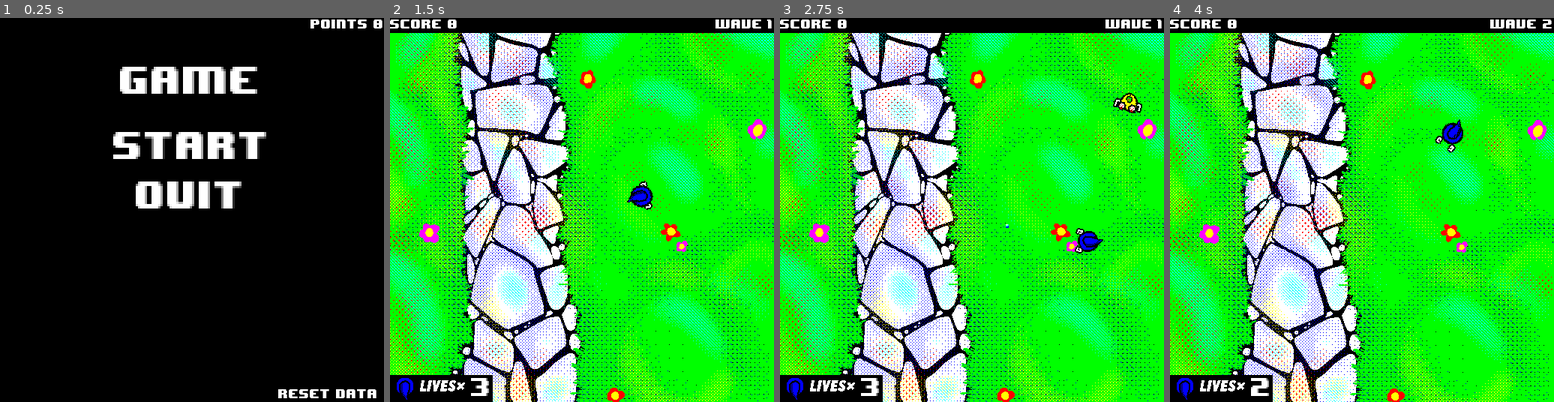
Above: before the commit, frames 1-4 (left to right).
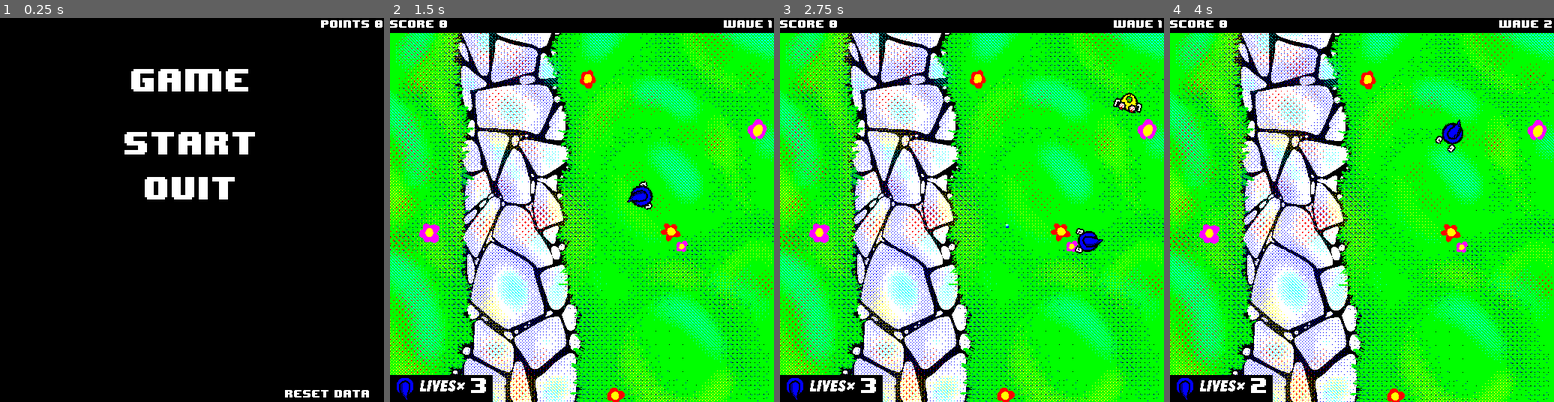
Above: after the commit, the same moments.

Repository: taylorhansen/Blue-vs-The-Sandwich-Invasion
Game: Godot game, scene res://main-menu/MainMenu.tscn
Same seed, same stepped clock (60 frames per second), same inputs: the game is played once before the commit and once after it.
Inputs (mouse positions are in pixels of both pictures, inside the frame that each line leads up to):
- Up to frame 1 (0.25 s): no input
- Up to frame 2 (1.5 s): click "Start" at 0.5 s; tap Enter at 1.25 s; move the mouse to (666, 190) at 1.27 s; hold D (move_right) from 1.28 s (still down); hold Space (dash) from 1.28 s (still down)
- Up to frame 3 (2.75 s): move the mouse to (895, 229) at 2.02 s; release D (move_right) at 2.03 s; release Space (dash) at 2.03 s; hold S (move_down) from 2.03 s (still down); click (895, 229) at 2.1 s
- Up to frame 4 (4 s): move the mouse to (1400, 125) at 2.77 s; release S (move_down) at 2.78 s; hold D (move_right) 2.78-3.53 s; hold Space (dash) 2.78-3.53 s; move the mouse to (1342, 286) at 3.52 s; hold W (move_up) from 3.53 s (still down); click (1342, 286) at 3.6 s

The runs differ from the first frame. In frame 1, 4.8% of the frame differs, in the area x 29-100%, y 0-100%; in frame 2, 0.5%; in frame 3, 0.5%; in frame 4, 0.6%.

Commit message:
Slightly scale down theme font

Diff:
--- a/fonts/8-bit-wonder.tres
+++ b/fonts/8-bit-wonder.tres
@@ -4,7 +4,7 @@
 
 [resource]
 
-size = 14
+size = 12
 use_mipmaps = false
 use_filter = false
 font_data = ExtResource( 1 )
